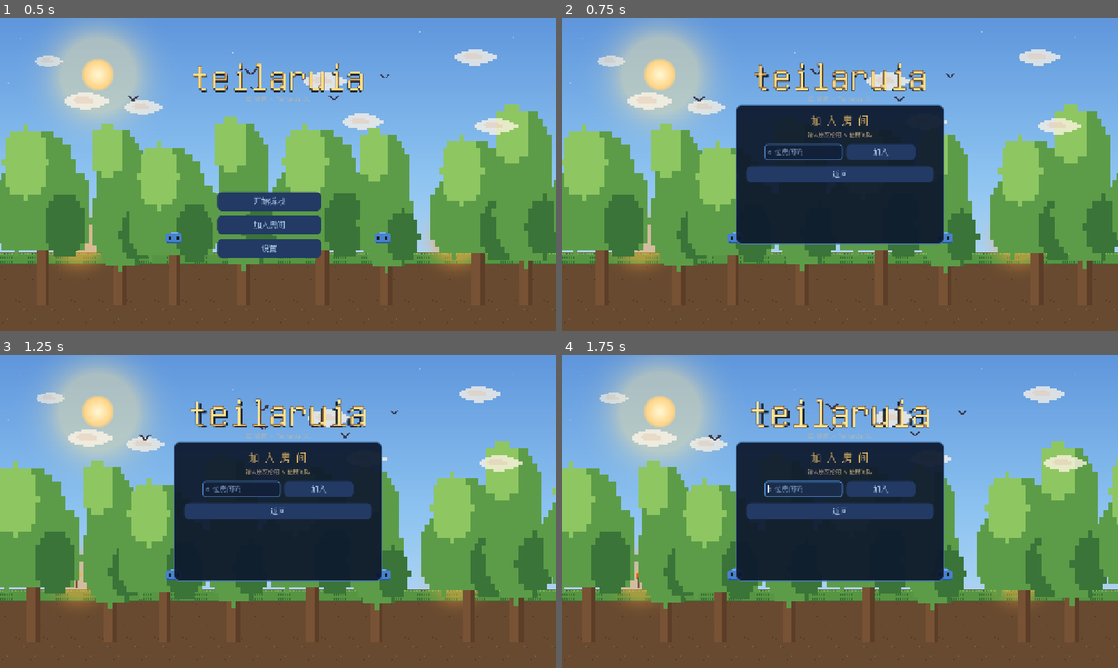
Above: before the commit, frames 1-4 (two rows, left to right).
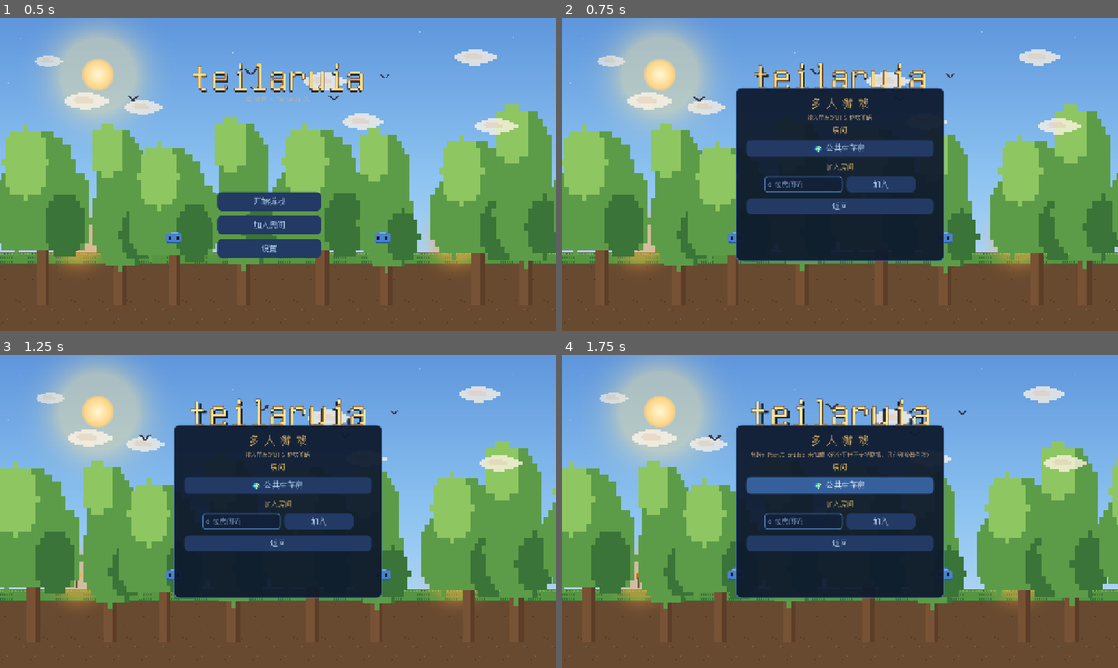
Above: after the commit, the same moments.

Repository: Nornttyy/tielaruia
Game: Godot game, scene res://scenes/main.tscn
Same seed, same stepped clock (60 frames per second), same inputs: the game is played once before the commit and once after it.
Inputs (mouse positions are in pixels of both pictures, inside the frame that each line leads up to):
- Up to frame 1 (0.5 s): no input
- Up to frame 2 (0.75 s): click "加入房间" at 0.5 s
- Up to frame 3 (1.25 s): no input
- Up to frame 4 (1.75 s): click (840, 486) at 1.25 s, where only the run after the commit has a clickable "🌍 公共生存房"

Frame 1 is identical in both runs. In frame 2, 9.6% of the frame differs, in the area x 31-69%, y 22-78%; in frame 3, 9.6%; in frame 4, 10%.

Commit message:
feat(mp): 主菜单多人面板 (房间/加入房间) + 公共生存房入口
- 入口改名「多人游戏」, 上「房间」(🌍公共生存房) 下「加入房间」
- 点公共房 enter_public('SV',...): 成 host 用固定 seed 进, 成 client 等 hello 进
- _poll_bridge 先同步 is_host 再处理状态变化 (否则 connected 一刻角色还是旧值)
- 4 语言文案 + 集成测试

Co-Authored-By: Claude Opus 4.8 (1M context) <noreply@anthropic.com>

Diff:
--- a/scenes/ui/main_menu.tscn
+++ b/scenes/ui/main_menu.tscn
@@ -467,9 +467,9 @@
 anchor_right = 0.5
 anchor_bottom = 0.5
 offset_left = -240.0
-offset_top = -160.0
+offset_top = -200.0
 offset_right = 240.0
-offset_bottom = 160.0
+offset_bottom = 200.0
 visible = false
 
 [node name="VBox" type="VBoxContainer" parent="MultiplayerPanel"]
@@ -483,7 +483,7 @@
 theme_override_constants/separation = 14
 
 [node name="TitleLabel" type="Label" parent="MultiplayerPanel/VBox"]
-text = "加入房间"
+text = "多人游戏"
 horizontal_alignment = 1
 theme_override_font_sizes/font_size = 24
 theme_override_colors/font_color = Color(0.949, 0.761, 0.396, 1)
@@ -494,6 +494,22 @@
 autowrap_mode = 2
 theme_override_font_sizes/font_size = 13
 theme_override_colors/font_color = Color(0.831, 0.71, 0.541, 1)
+
+[node name="RoomsLabel" type="Label" parent="MultiplayerPanel/VBox"]
+text = "房间"
+horizontal_alignment = 1
+theme_override_font_sizes/font_size = 16
+theme_override_colors/font_color = Color(0.949, 0.761, 0.396, 1)
+
+[node name="PublicSurvivalButton" type="Button" parent="MultiplayerPanel/VBox"]
+custom_minimum_size = Vector2(0, 40)
+text = "🌍 公共生存房"
+
+[node name="JoinTitleLabel" type="Label" parent="MultiplayerPanel/VBox"]
+text = "加入房间"
+horizontal_alignment = 1
+theme_override_font_sizes/font_size = 16
+theme_override_colors/font_color = Color(0.949, 0.761, 0.396, 1)
 
 [node name="JoinRow" type="HBoxContainer" parent="MultiplayerPanel/VBox"]
 theme_override_constants/separation = 8
--- a/scripts/locale/strings_en.gd
+++ b/scripts/locale/strings_en.gd
@@ -46,7 +46,11 @@
 	"newgame_default_world_name": "My World",
 	"newgame_seed_placeholder": "Random",
 
-	"mp_title": "Join Room",
+	"mp_title": "Multiplayer",
+	"mp_rooms_title": "Rooms",
+	"mp_public_survival": "🌍 Public Survival",
+	"mp_join_title": "Join Room",
+	"mp_entering_public": "Entering public room…",
 	"mp_room_code_prompt": "Enter the 6-digit room code from your friend",
 	"mp_room_code_placeholder": "6-digit code",
 	"mp_join_label": "Join",
--- a/scripts/locale/strings_ja.gd
+++ b/scripts/locale/strings_ja.gd
@@ -46,7 +46,11 @@
 	"newgame_default_world_name": "私のワールド",
 	"newgame_seed_placeholder": "ランダム",
 
-	"mp_title": "ルームに参加",
+	"mp_title": "マルチプレイ",
+	"mp_rooms_title": "ルーム",
+	"mp_public_survival": "🌍 公開サバイバル",
+	"mp_join_title": "ルームに参加",
+	"mp_entering_public": "公開ルームに入室中…",
 	"mp_room_code_prompt": "友達からの 6 桁のルームコードを入力",
 	"mp_room_code_placeholder": "6 桁コード",
 	"mp_join_label": "参加",
--- a/scripts/locale/strings_ko.gd
+++ b/scripts/locale/strings_ko.gd
@@ -46,7 +46,11 @@
 	"newgame_default_world_name": "내 월드",
 	"newgame_seed_placeholder": "랜덤",
 
-	"mp_title": "방 참여",
+	"mp_title": "멀티플레이",
+	"mp_rooms_title": "방",
+	"mp_public_survival": "🌍 공개 서바이벌",
+	"mp_join_title": "방 참여",
+	"mp_entering_public": "공개 방 입장 중…",
 	"mp_room_code_prompt": "친구에게 받은 6자리 방 코드 입력",
 	"mp_room_code_placeholder": "6자리 코드",
 	"mp_join_label": "참여",
--- a/scripts/locale/strings_zh.gd
+++ b/scripts/locale/strings_zh.gd
@@ -53,7 +53,11 @@
 	"newgame_seed_placeholder": "随机",
 
 	# ===== 多人游戏面板 =====
-	"mp_title": "加 入 房 间",
+	"mp_title": "多 人 游 戏",
+	"mp_rooms_title": "房间",
+	"mp_public_survival": "🌍 公共生存房",
+	"mp_join_title": "加入房间",
+	"mp_entering_public": "正在进入公共房…",
 	"mp_room_code_prompt": "输入朋友给的 6 位房间码",
 	"mp_room_code_placeholder": "6 位房间码",
 	"mp_join_label": "加入",
--- a/scripts/net/network_manager.gd
+++ b/scripts/net/network_manager.gd
@@ -97,6 +97,9 @@
 
 # 拉 bridge 状态: 更新 status / my_room_code / 拉消息
 func _poll_bridge() -> void:
+	# 角色 (host / client) 由 bridge 决定 (公共房抢占后才知道). 必须在处理状态变化"之前"同步,
+	# 否则 connected 那一刻 is_host 还是旧值 → host 不发 hello / 不进游戏.
+	is_host = bool(_bridge.is_host())
 	var new_status: String = String(_bridge.get_status())
 	if new_status != status:
 		var old_status: String = status
@@ -111,8 +114,6 @@
 		# 双方连上后互发自己的名字 (host + client 都发, 这样两边都显示真名)
 		if status == "connected" and old_status != "connected":
 			send_player_name(_local_player_name())
-	# 角色 (host / client) 由 bridge 决定 (公共房抢占后才知道), 每次同步
-	is_host = bool(_bridge.is_host())
 	# my_room_code (host 模式才有, 异步生成)
 	var rc: String = String(_bridge.get_my_id())
 	if rc != my_room_code and rc != "":
--- a/scripts/ui/main_menu.gd
+++ b/scripts/ui/main_menu.gd
@@ -149,6 +149,9 @@
 
 	# 多人游戏面板
 	$MultiplayerPanel/VBox/TitleLabel.text = Locale.t("mp_title")
+	$MultiplayerPanel/VBox/RoomsLabel.text = Locale.t("mp_rooms_title")
+	$MultiplayerPanel/VBox/PublicSurvivalButton.text = Locale.t("mp_public_survival")
+	$MultiplayerPanel/VBox/JoinTitleLabel.text = Locale.t("mp_join_title")
 	$MultiplayerPanel/VBox/JoinRow/JoinInput.placeholder_text = Locale.t("mp_room_code_placeholder")
 	$MultiplayerPanel/VBox/JoinRow/JoinButton.text = Locale.t("mp_join_label")
 	$MultiplayerPanel/VBox/BackButton.text = Locale.t("mp_back")
@@ -912,7 +915,10 @@
 
 # ---- multiplayer panel ----
 
+const MpRooms = preload("res://scripts/net/mp_rooms.gd")
+
 var _mp_wired: bool = false
+var _entering_public: bool = false   # 正在进公共房: 一旦本端成 host 就用固定 seed 进游戏
 
 
 func _on_multiplayer_pressed() -> void:
@@ -929,10 +935,13 @@
 	var panel: Panel = $MultiplayerPanel
 	var join_btn: Button = panel.get_node("VBox/JoinRow/JoinButton")
 	var back_btn: Button = panel.get_node("VBox/BackButton")
+	var pub_btn: Button = panel.get_node("VBox/PublicSurvivalButton")
 	_apply_button_style(join_btn)
 	_apply_button_style(back_btn)
+	_apply_button_style(pub_btn)
 	join_btn.pressed.connect(_on_join_pressed)
 	back_btn.pressed.connect(_on_multiplayer_back_pressed)
+	pub_btn.pressed.connect(_on_public_survival_pressed)
 	# 接 NetworkManager 信号 (autoload, 一直在). host 已移到 PauseMenu, 主菜单只 join.
 	if NetworkManager != null:
 		if not NetworkManager.status_changed.is_connected(_on_mp_status_changed):
@@ -946,6 +955,7 @@
 func _on_multiplayer_back_pressed() -> void:
 	$MultiplayerPanel.visible = false
 	$ButtonLayer/VBox.visible = true
+	_entering_public = false
 	if NetworkManager != null and NetworkManager.status != "idle":
 		NetworkManager.disconnect_room()
 
@@ -961,13 +971,31 @@
 	_refresh_multiplayer_status()
 
 
+# 点「公共生存房」: 进固定房号的公共房 (谁先到谁当 host, 房满顺延). 进游戏在状态变 connected 时.
+func _on_public_survival_pressed() -> void:
+	if NetworkManager == null:
+		$MultiplayerPanel/VBox/StatusLabel.text = Locale.t("mp_status_error_prefix") + "只在浏览器有效"
+		return
+	_entering_public = true
+	NetworkManager.enter_public("SV", MpRooms.PUBLIC_SV_SEED, MpRooms.PUBLIC_SV_SIZE, MpRooms.PUBLIC_SV_DIFF)
+	$MultiplayerPanel/VBox/StatusLabel.text = Locale.t("mp_entering_public")
+	_refresh_multiplayer_status()
+
+
 func _on_mp_status_changed(_s: String) -> void:
+	# 进公共房且本端被定为 host → 立刻用固定 seed 进游戏 (房里就我一个也能玩, 等别人来).
+	# client 不在这里进: 它要等 host 的 hello (见 _on_mp_hello_received) 拿到一致 seed.
+	if _entering_public and NetworkManager != null and NetworkManager.connected() and NetworkManager.is_host:
+		_entering_public = false
+		_start_multiplayer_game(MpRooms.PUBLIC_SV_SEED, MpRooms.PUBLIC_SV_SIZE, MpRooms.PUBLIC_SV_DIFF)
+		return
 	_refresh_multiplayer_status()
 
 
 func _on_mp_hello_received(seed_val: int, size_val: int, diff_val: int) -> void:
 	# client 收到 host 的 hello → 用同 seed + 同世界大小 + 同难度 启游戏
 	if not NetworkManager.is_host:
+		_entering_public = false
 		_start_multiplayer_game(seed_val, size_val, diff_val)
 
 
--- a/tests/integration/test_public_room_flow.gd
+++ b/tests/integration/test_public_room_flow.gd
@@ -56,3 +56,14 @@
 func test_public_survival_constants() -> void:
 	assert_eq(MpRooms.PUBLIC_SV_SEED, 20260609, "公共生存房固定种子")
 	assert_eq(MpRooms.MAX_PEERS, 8, "每房 8 人")
+
+
+# 主菜单有公共生存房按钮 + 入口走 enter_public("SV", ...)
+func test_main_menu_has_public_button() -> void:
+	var MainMenuScene = load("res://scenes/ui/main_menu.tscn")
+	var menu = MainMenuScene.instantiate()
+	add_child_autofree(menu)
+	await wait_frames(2)
+	var btn = menu.get_node_or_null("MultiplayerPanel/VBox/PublicSurvivalButton")
+	assert_not_null(btn, "多人面板该有公共生存房按钮")
+	assert_true(menu.has_method("_on_public_survival_pressed"), "该有公共生存房按钮回调")
